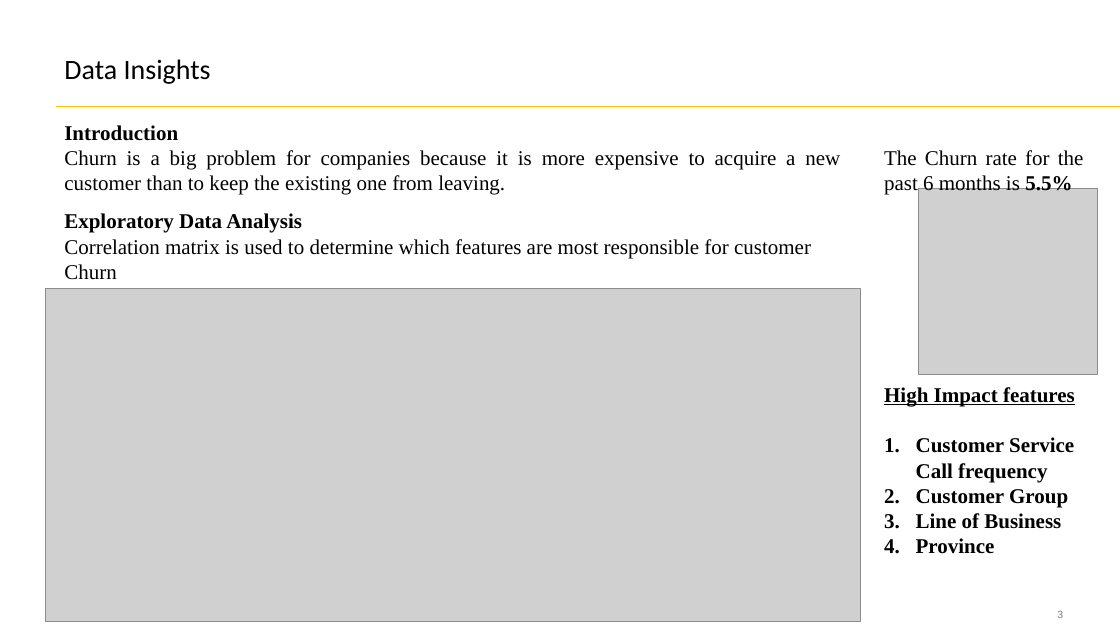
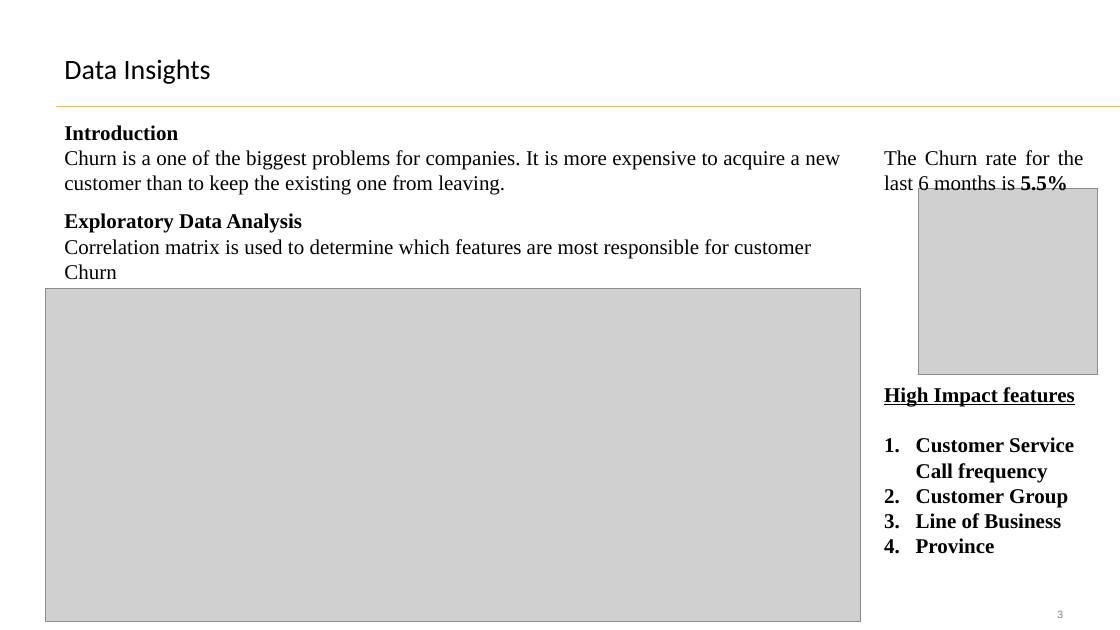
Before and after one commit to SahilM21/ChurnModelPresentation, a slide deck: slide 3 of Churn Model.pptx. Drawn at 1120x630 pixels with LibreOffice and Linux fonts; fonts in the diff are those of the drawing; grey boxes stand for pictures. Boxes give left, top, right and bottom in pixels: in the first picture for what was removed or moved away, otherwise in the second. Text is boxed around its words. In the diff, an @@ line names an element or a change of style, - is before the commit and + after.

```diff
--- a/Churn Model.pptx
+++ b/Churn Model.pptx
@@ text at [64,150,840,195]: text changed @@
-Churn is a big problem for companies because it is more expensive to acquire a new customer than to keep the existing one from leaving.
+Churn is a one of the biggest problems for companies. It is more expensive to acquire a new customer than to keep the existing one from leaving.
@@ text at [884,150,1084,195]: text changed @@
-The Churn rate for the past 6 months is 5.5%
+The Churn rate for the last 6 months is 5.5%
```
Also in this commit, not shown: 6 other slides changed, 2 slides added, 1 other file.
